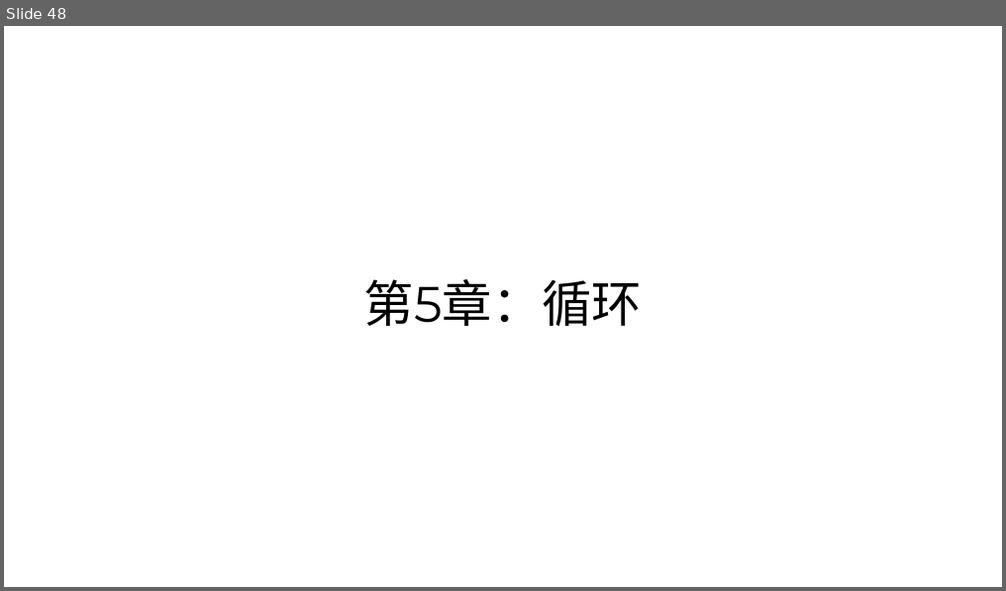
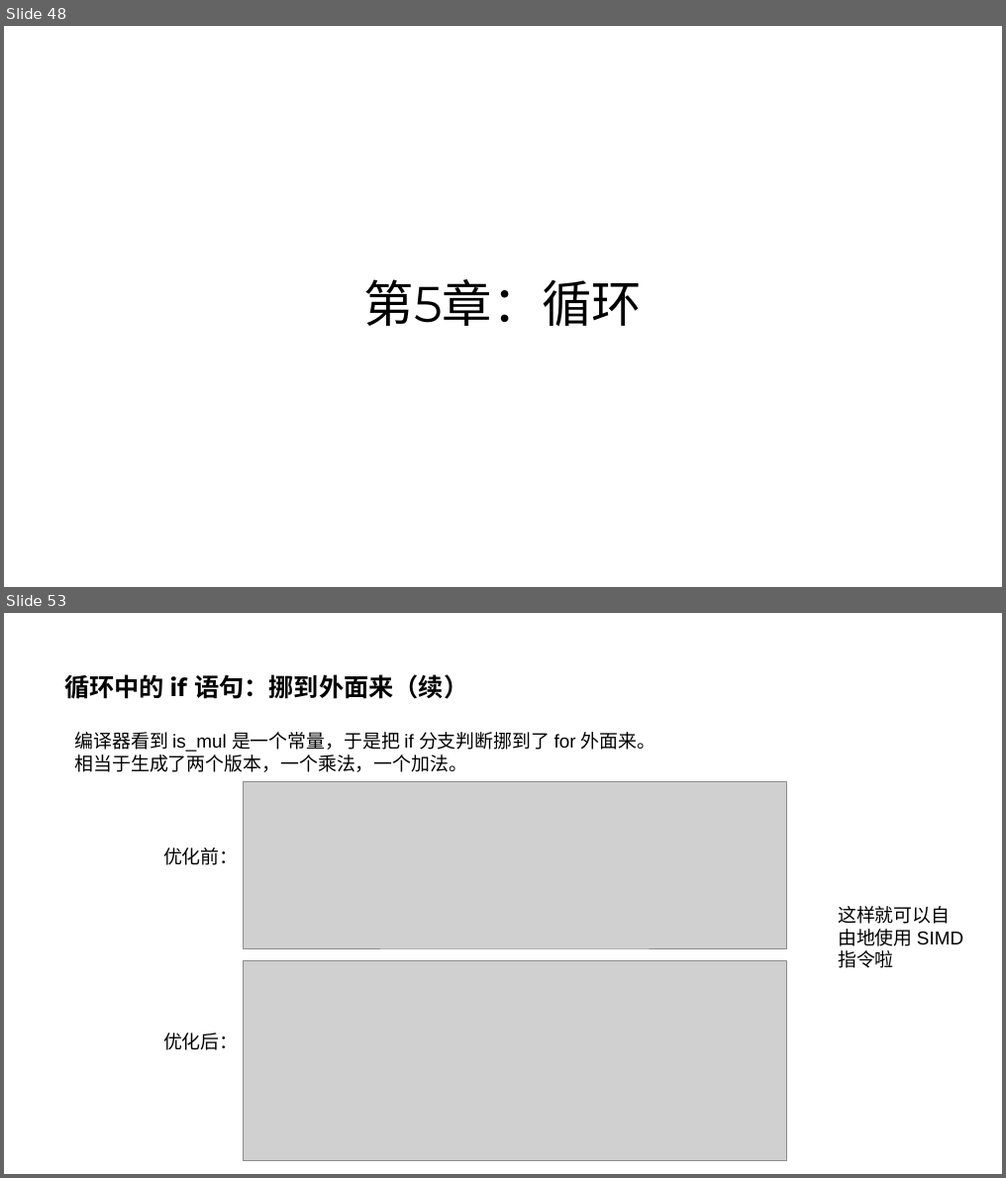
Before and after one commit to parallel101/course, a slide deck: 04/slides.pptx. Shown one above the other, each under a label of ours: slide 48 before the commit, slides 48 and 53 after it; the slides between them are not shown. The pictures are 1006x591 and 1006x1178 pixels, drawn with LibreOffice and Linux fonts; fonts in the diff are those of the drawing; grey boxes stand for pictures. Boxes give left, top, right and bottom in pixels: in the first picture for what was removed or moved away, otherwise in the second. Text is boxed around its words. In the diff, an @@ line names an element or a change of style, - is before the commit and + after.

```diff
--- a/04/slides.pptx
+++ b/04/slides.pptx
@@ slide 53 added at (4, 613, 1002, 1174), background #FFFFFF @@
@@ title added at (64, 674, 468, 699), 24 pt, text #000000, bold @@
+循环中的 if 语句：挪到外面来（续）
@@ text added at (74, 732, 656, 772), 18 pt, text #000000 @@
+编译器看到 is_mul 是一个常量，于是把 if 分支判断挪到了 for 外面来。
+相当于生成了两个版本，一个乘法，一个加法。
@@ picture added at (243, 781, 786, 949) @@
@@ text added at (163, 848, 239, 865), 18 pt, text #000000 @@
+优化前：
@@ text added at (838, 906, 963, 968), 18 pt, text #000000 @@
+这样就可以自由地使用 SIMD 指令啦
@@ picture added at (243, 961, 786, 1160) @@
@@ text added at (163, 1033, 239, 1051), 18 pt, text #000000 @@
+优化后：
```
Also in this commit, not shown: 1 slide changed, 3 other slides added, 13 other files.
